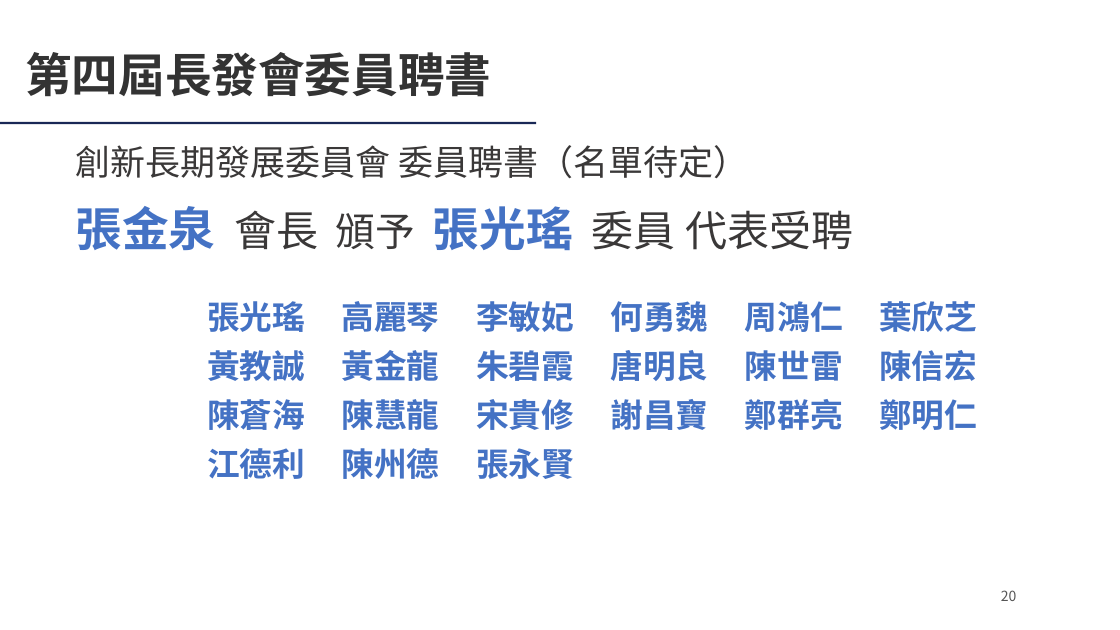
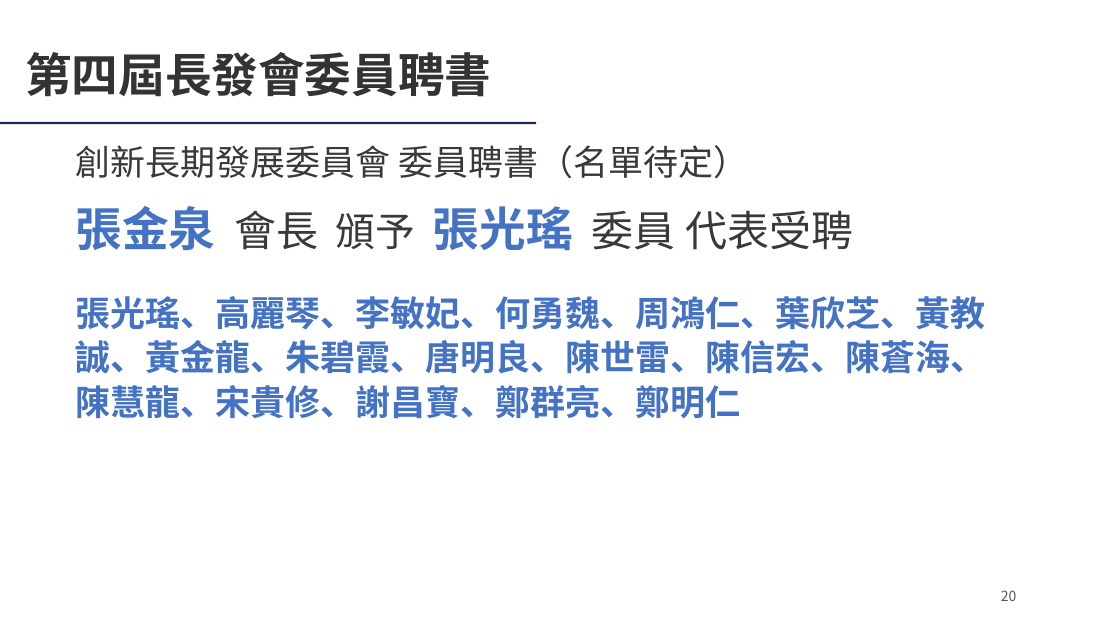
Before and after one commit to Ericliang680928/IAA, a slide deck: slide 20 of 20261204/agm/IAA會員大會簡報_20261204.pptx. Drawn at 1120x630 pixels with LibreOffice and Linux fonts; fonts in the diff are those of the drawing; background and template pictures are left out. Boxes give left, top, right and bottom in pixels: in the first picture for what was removed or moved away, otherwise in the second. Text is boxed around its words. In the diff, an @@ line names an element or a change of style, - is before the commit and + after.

```diff
--- a/20261204/agm/IAA會員大會簡報_20261204.pptx
+++ b/20261204/agm/IAA會員大會簡報_20261204.pptx
@@ text at [76, 296, 986, 419]: text changed; size 28 to 30 pt @@
-張光瑤
+張光瑤、高麗琴、李敏妃、何勇魏、周鴻仁、葉欣芝、黃教誠、黃金龍、朱碧霞、唐明良、陳世雷、陳信宏、陳蒼海、陳慧龍、宋貴修、謝昌寶、鄭群亮、鄭明仁
@@ text "張光瑤、高麗琴、李敏妃、何勇魏、周鴻仁、葉欣芝、黃教誠、黃金龍、朱碧霞、唐明良、陳世雷、陳信宏、陳蒼海、陳慧龍、宋貴修、 ..." at [76, 296, 986, 419]: vertical alignment middle to top @@
@@ text removed at [342, 301, 440, 332] @@
-高麗琴
@@ text removed at [476, 301, 574, 332] @@
-李敏妃
@@ text removed at [610, 301, 708, 332] @@
-何勇魏
@@ text removed at [745, 301, 843, 332] @@
-周鴻仁
@@ text removed at [879, 301, 977, 332] @@
-葉欣芝
@@ text removed at [207, 350, 305, 381] @@
-黃教誠
@@ text removed at [342, 350, 440, 381] @@
-黃金龍
@@ text removed at [476, 350, 574, 381] @@
-朱碧霞
@@ text removed at [610, 350, 708, 381] @@
-唐明良
@@ text removed at [745, 350, 843, 381] @@
-陳世雷
@@ text removed at [879, 350, 977, 381] @@
-陳信宏
@@ text removed at [207, 399, 305, 430] @@
-陳蒼海
@@ text removed at [342, 399, 440, 430] @@
-陳慧龍
@@ text removed at [476, 399, 574, 430] @@
-宋貴修
@@ text removed at [610, 399, 708, 430] @@
-謝昌寶
@@ text removed at [745, 399, 843, 430] @@
-鄭群亮
@@ text removed at [879, 399, 977, 430] @@
-鄭明仁
@@ text removed at [207, 448, 305, 479] @@
-江德利
@@ text removed at [342, 448, 440, 479] @@
-陳州德
@@ text removed at [476, 448, 574, 479] @@
-張永賢
```
Also in this commit, not shown: 8 other slides changed, 1 slide added, 7 other files.
